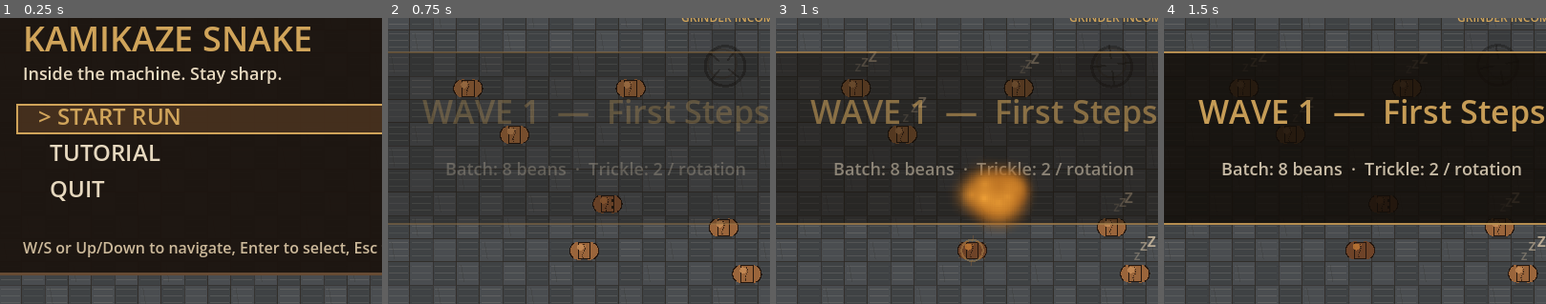
Above: before the commit, frames 1-4 (left to right).
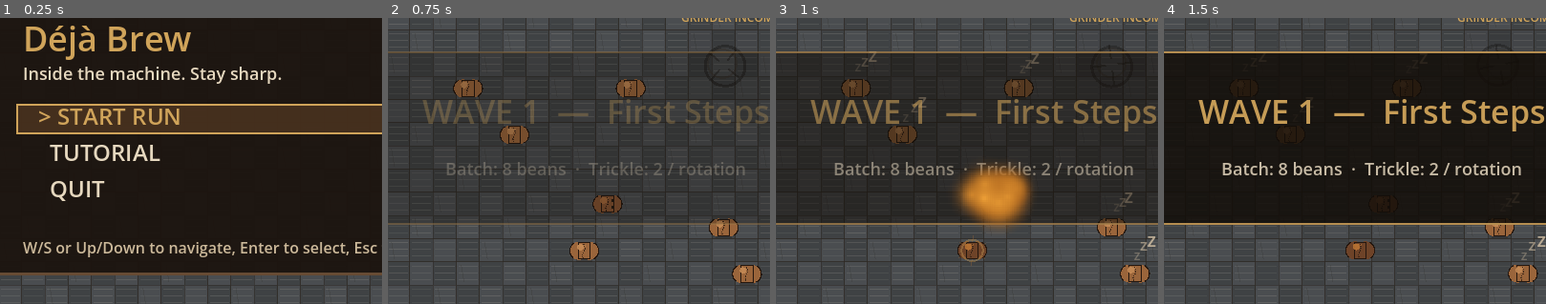
Above: after the commit, the same moments.

Repository: weitero/deja-brew
Game: Godot game, scene res://scenes/app/main.tscn
Same seed, same stepped clock (60 frames per second), same inputs: the game is played once before the commit and once after it.
Inputs:
- Up to frame 1 (0.25 s): no input
- Up to frame 2 (0.75 s): tap Enter at 0.5, 0.6 s; hold Right (ui_right) from 0.53 s (still down)
- Up to frame 3 (1 s): keep holding Right (ui_right); tap Space at 0.77 s
- Up to frame 4 (1.5 s): release Right (ui_right) at 1.28 s; hold Down (ui_down) from 1.28 s (still down); tap Keypad Enter at 1.35 s
The pictures show only the part of the screen within x 23-73%, y 29-79%; the shares and areas given below are measured in that part.

The runs differ from the first frame. In frame 1, 3.2% of the frame differs, in the area x 7-82%, y 2-15%; in frame 2, nothing differs; in frame 3, nothing differs; in frame 4, nothing differs.

Commit message:
feat: rename project to "Déjà Brew" and update save file references

Diff:
--- a/project.godot
+++ b/project.godot
@@ -14,7 +14,7 @@
 
 [application]
 
-config/name="Kamikaze"
+config/name="Déjà Brew"
 run/main_scene="res://scenes/app/main.tscn"
 config/features=PackedStringArray("4.6")
 
--- a/scripts/gameplay/run_manager.gd
+++ b/scripts/gameplay/run_manager.gd
@@ -305,7 +305,7 @@
 
 func load_high_score() -> void:
 	var save_file := ConfigFile.new()
-	if save_file.load("user://kamikaze_save.cfg") != OK:
+	if save_file.load("user://deja_brew_save.cfg") != OK:
 		saved_high_score = 0
 		return
 	saved_high_score = int(save_file.get_value("scores", "high_score", 0))
@@ -316,7 +316,7 @@
 	saved_high_score = score
 	var save_file := ConfigFile.new()
 	save_file.set_value("scores", "high_score", saved_high_score)
-	save_file.save("user://kamikaze_save.cfg")
+	save_file.save("user://deja_brew_save.cfg")
 
 func start_new_run() -> void:
 	score = 0
@@ -2712,7 +2712,7 @@
 
 	draw_rect(Rect2(panel_pos, panel_size), Color(0.11, 0.08, 0.06, 0.96), true)
 	draw_rect(Rect2(panel_pos, panel_size), COLOR_PANEL_EDGE, false, 3.0)
-	draw_string(hud_font, panel_pos + Vector2(36, 52), "KAMIKAZE SNAKE", HORIZONTAL_ALIGNMENT_LEFT, -1, 36, COLOR_BRASS)
+	draw_string(hud_font, panel_pos + Vector2(36, 52), "Déjà Brew", HORIZONTAL_ALIGNMENT_LEFT, -1, 36, COLOR_BRASS)
 	draw_string(hud_font, panel_pos + Vector2(36, 82), "Inside the machine. Stay sharp.", HORIZONTAL_ALIGNMENT_LEFT, -1, 18, COLOR_TEXT)
 
 	for i: int in range(start_menu_options.size()):
Not shown, changed: README.md
